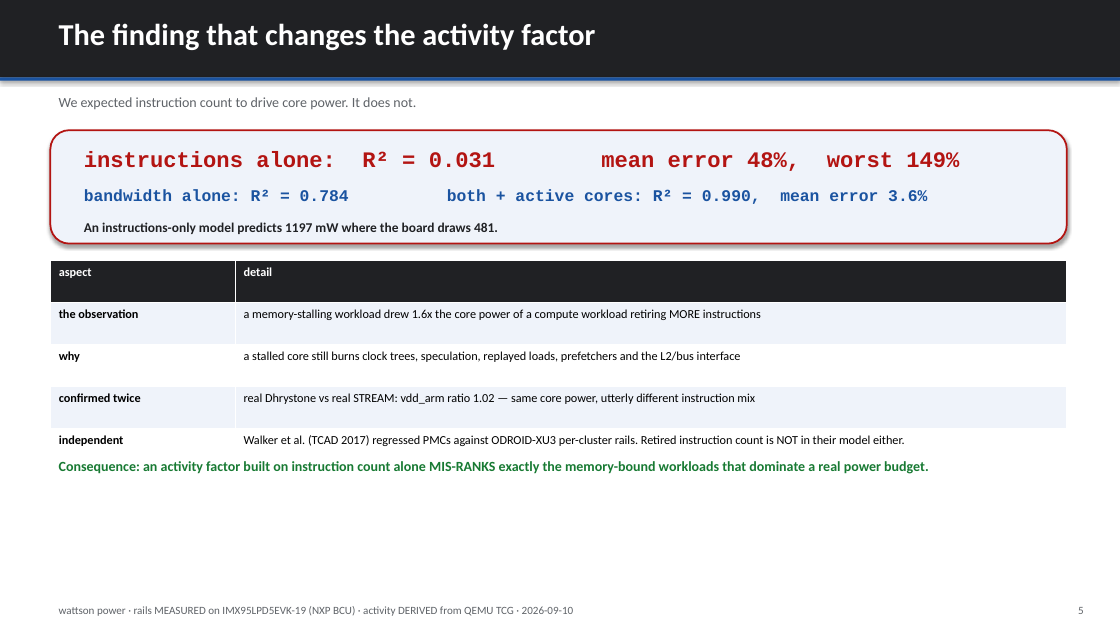
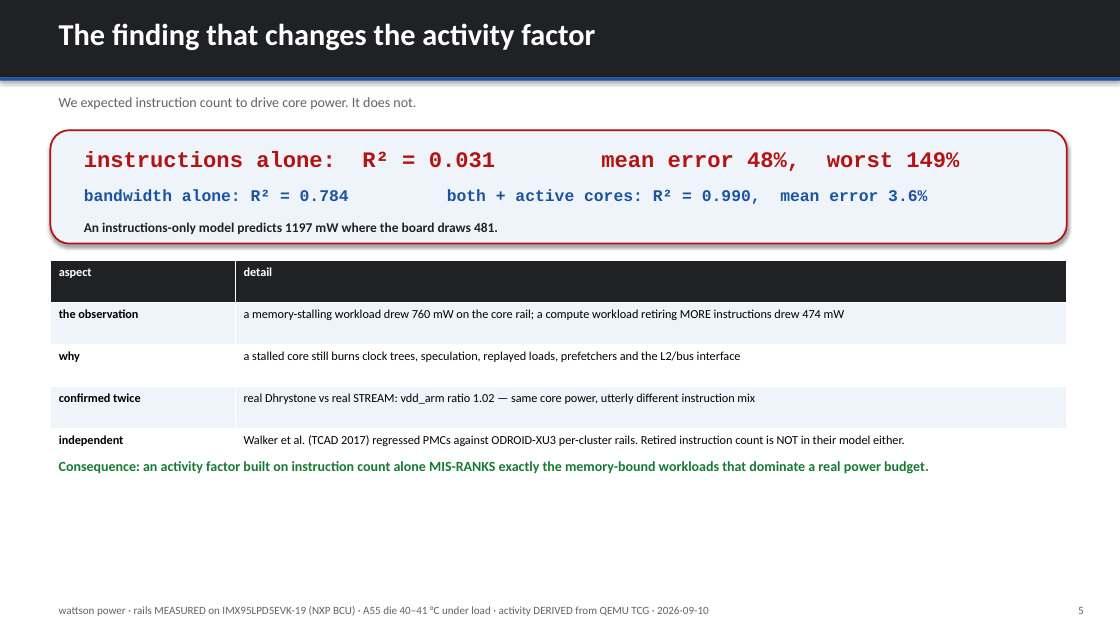
Before and after one commit to kylefoxaustin/wattson, a slide deck: slide 5 of xcheck/wattson-power.pptx. Drawn at 1120x630 pixels with LibreOffice and Linux fonts; fonts in the diff are those of the drawing. Boxes give left, top, right and bottom in pixels: in the first picture for what was removed or moved away, otherwise in the second. Text is boxed around its words. In the diff, an @@ line names an element or a change of style, - is before the commit and + after.

```diff
--- a/xcheck/wattson-power.pptx
+++ b/xcheck/wattson-power.pptx
@@ table at <box>50,260,1067,471</box> @@
-row 2, column 2: a memory-stalling workload drew 1.6x the core power of a compute workload retiring MORE instructions
+row 2, column 2: a memory-stalling workload drew 760 mW on the core rail; a compute workload retiring MORE instructions drew 474 mW
@@ text at <box>59,606,709,616</box>: text changed @@
-wattson power · rails MEASURED on IMX95LPD5EVK-19 (NXP BCU) · activity DERIVED from QEMU TCG · 2026-09-10
+wattson power · rails MEASURED on IMX95LPD5EVK-19 (NXP BCU) · A55 die 40–41 °C under load · activity DERIVED from QEMU TCG · 2026-09-10
```
Also in this commit, not shown: 6 other slides changed, 2 slides added, 1 slide removed, 5 other files.
